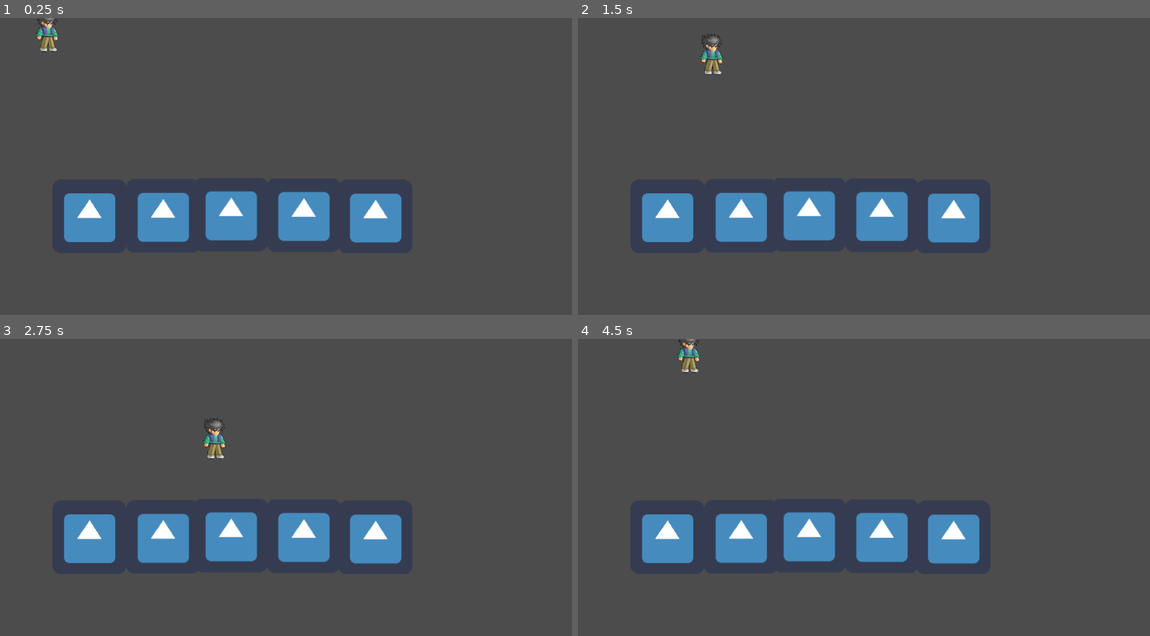
Above: before the commit, frames 1-4 (two rows, left to right).
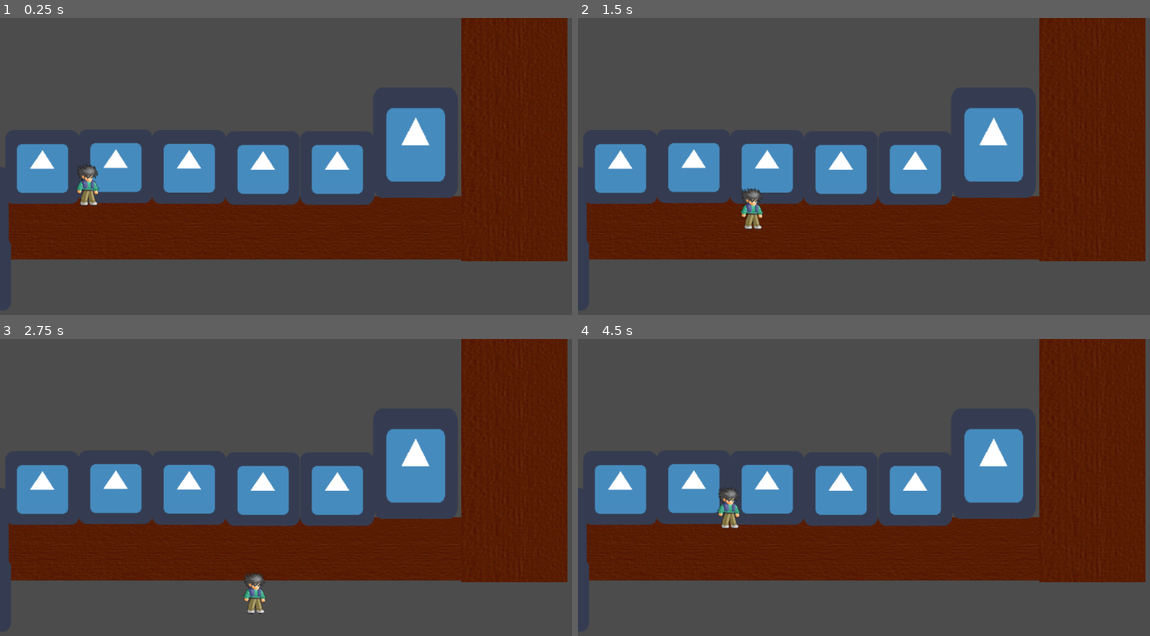
Above: after the commit, the same moments.

Repository: Anatolij-Grigorjev/Godot32dBeatemUpTest
Game: Godot game, scene res://stages/test/test_stage.tscn
Two runs of this game, one before a commit and one after it. Both use one fixed random seed, a clock stepped at 60 frames per second and the inputs below. The project has no main scene, so this scene is started directly. The engine's default icon, where the game draws it, is replaced by a stand-in: a white triangle on a blue panel in a dark square.
Inputs:
- Up to frame 1 (0.25 s): no input
- Up to frame 2 (1.5 s): tap Enter at 0.5 s; hold D (move_right) 0.53-1.28 s; hold S (move_down) from 1.28 s (still down)
- Up to frame 3 (2.75 s): release S (move_down) at 2.03 s; hold D (move_right) from 2.03 s (still down)
- Up to frame 4 (4.5 s): release D (move_right) at 2.78 s; hold W (move_up) 2.78-3.53 s; hold A (move_left) from 3.53 s (still down)

The runs differ from the first frame. In frame 1, 42% of the frame differs, in the area x 1-100%, y 0-82%; in frame 2, 42%; in frame 3, 42%, in the area x 1-100%, y 0-93%; in frame 4, 42%.

Commit message:
testing collision approaches

Diff:
--- a/game/characters/dennis/dennis.tscn
+++ b/game/characters/dennis/dennis.tscn
@@ -1,12 +1,7 @@
-[gd_scene load_steps=5 format=2]
+[gd_scene load_steps=4 format=2]
 
 [ext_resource path="res://characters/char_move.gd" type="Script" id=1]
 [ext_resource path="res://characters/dennis/dennis_0.png" type="Texture" id=2]
-
-[sub_resource type="RectangleShape2D" id=1]
-
-custom_solver_bias = 0.0
-extents = Vector2( 17.463, 7.20914 )
 
 [sub_resource type="CapsuleShape2D" id=2]
 
@@ -22,7 +17,7 @@
 collision_mask = 1
 collision/safe_margin = 0.08
 script = ExtResource( 1 )
-_sections_unfolded = [ "Collision", "Transform", "Z Index" ]
+_sections_unfolded = [ "Collision", "Transform", "Z Index", "collision" ]
 speed = 200
 
 [node name="sprite" type="Sprite" parent="." index="0"]
@@ -32,21 +27,7 @@
 hframes = 10
 _sections_unfolded = [ "Animation", "Region" ]
 
-[node name="feet" type="CollisionShape2D" parent="." index="1"]
+[node name="body" type="CollisionShape2D" parent="." index="1"]
 
-position = Vector2( -0.283905, 28.8138 )
-shape = SubResource( 1 )
-
-[node name="body" type="KinematicBody2D" parent="." index="2"]
-
-position = Vector2( -0.141968, 0.567749 )
-input_pickable = false
-collision_layer = 6
-collision_mask = 4
-collision/safe_margin = 0.08
-_sections_unfolded = [ "Collision", "collision" ]
-
-[node name="collider" type="CollisionShape2D" parent="body" index="0"]
-
-position = Vector2( -0.993561, -3.9743 )
+position = Vector2( -1.13553, -3.40656 )
 shape = SubResource( 2 )
--- a/game/stages/test/test_stage.tscn
+++ b/game/stages/test/test_stage.tscn
@@ -1,40 +1,89 @@
-[gd_scene load_steps=3 format=2]
+[gd_scene load_steps=7 format=2]
 
-[ext_resource path="res://stages/test/test_wall_block.tscn" type="PackedScene" id=1]
-[ext_resource path="res://characters/dennis/dennis.tscn" type="PackedScene" id=2]
+[ext_resource path="res://stages/city/bg_ground_left.png" type="Texture" id=1]
+[ext_resource path="res://stages/city/bg_ground_right.png" type="Texture" id=2]
+[ext_resource path="res://stages/test/test_wall_block.tscn" type="PackedScene" id=3]
+[ext_resource path="res://icon.png" type="Texture" id=4]
+[ext_resource path="res://characters/dennis/dennis.tscn" type="PackedScene" id=5]
+
+[sub_resource type="RectangleShape2D" id=1]
+
+custom_solver_bias = 0.0
+extents = Vector2( 75.6199, 65.7802 )
 
 [node name="root" type="Node2D" index="0"]
 
-[node name="block" parent="." index="0" instance=ExtResource( 1 )]
+position = Vector2( 10.0037, 272.902 )
 
-position = Vector2( 155, 344.929 )
-collision_layer = 5
-collision_mask = 7
+[node name="road" type="Sprite" parent="." index="0"]
 
-[node name="block2" parent="." index="1" instance=ExtResource( 1 )]
+position = Vector2( 398.548, 92.4344 )
+texture = ExtResource( 1 )
 
-position = Vector2( 400.597, 341.654 )
-collision_layer = 5
-collision_mask = 7
+[node name="road_up" type="Sprite" parent="." index="1"]
 
-[node name="block3" parent="." index="2" instance=ExtResource( 1 )]
+position = Vector2( 882.286, -172.741 )
+rotation = 1.5708
+scale = Vector2( 0.806754, 1.67003 )
+texture = ExtResource( 2 )
+_sections_unfolded = [ "Transform" ]
 
-position = Vector2( 526.671, 342.746 )
-collision_layer = 5
-collision_mask = 7
+[node name="block" parent="." index="2" instance=ExtResource( 3 )]
 
-[node name="block4" parent="." index="3" instance=ExtResource( 1 )]
+position = Vector2( 63.2235, -13.6051 )
 
-position = Vector2( 651.107, 345.474 )
-collision_layer = 5
-collision_mask = 7
+[node name="block6" parent="." index="3" instance=ExtResource( 3 )]
 
-[node name="block5" parent="." index="4" instance=ExtResource( 1 )]
+position = Vector2( -58.8219, 50.0186 )
 
-position = Vector2( 282.71, 344.383 )
-collision_layer = 5
-collision_mask = 7
+[node name="block7" parent="." index="4" instance=ExtResource( 3 )]
 
-[node name="dennis" parent="." index="5" instance=ExtResource( 2 )]
+position = Vector2( -58.8219, 111.642 )
 
-position = Vector2( 84.0363, 25.6777 )
+[node name="block8" parent="." index="5" instance=ExtResource( 3 )]
+
+position = Vector2( -55.2205, 172.464 )
+
+[node name="block2" parent="." index="6" instance=ExtResource( 3 )]
+
+position = Vector2( 190.471, -15.2057 )
+
+[node name="block3" parent="." index="7" instance=ExtResource( 3 )]
+
+position = Vector2( 317.718, -14.0052 )
+
+[node name="block4" parent="." index="8" instance=ExtResource( 3 )]
+
+position = Vector2( 445.766, -12.0045 )
+
+[node name="block5" parent="." index="9" instance=ExtResource( 3 )]
+
+position = Vector2( 574.614, -12.0045 )
+
+[node name="StaticBody2D" type="StaticBody2D" parent="." index="10"]
+
+editor/display_folded = true
+position = Vector2( 667.048, 4.0015 )
+input_pickable = false
+collision_layer = 1
+collision_mask = 1
+constant_linear_velocity = Vector2( 0, 0 )
+constant_angular_velocity = 0.0
+friction = 1.0
+bounce = 0.0
+
+[node name="Sprite" type="Sprite" parent="StaticBody2D" index="0"]
+
+position = Vector2( 43.424, -59.9121 )
+scale = Vector2( 1.14705, 1.50472 )
+texture = ExtResource( 4 )
+
+[node name="CollisionShape2D" type="CollisionShape2D" parent="StaticBody2D" index="1"]
+
+position = Vector2( 42.4158, -88.288 )
+scale = Vector2( 1, 1.03701 )
+shape = SubResource( 1 )
+
+[node name="dennis" parent="." index="11" instance=ExtResource( 5 )]
+
+position = Vector2( 143.258, 8.87149 )
--- a/game/stages/test/test_wall_block.tscn
+++ b/game/stages/test/test_wall_block.tscn
@@ -5,7 +5,7 @@
 [sub_resource type="RectangleShape2D" id=1]
 
 custom_solver_bias = 0.0
-extents = Vector2( 64.13, 63.5436 )
+extents = Vector2( 64.13, 22.732 )
 
 [node name="block" type="StaticBody2D"]
 
@@ -24,4 +24,6 @@
 
 [node name="body" type="CollisionShape2D" parent="." index="1"]
 
+position = Vector2( 1.52282, -31.0847 )
+scale = Vector2( 1, 1.3767 )
 shape = SubResource( 1 )
